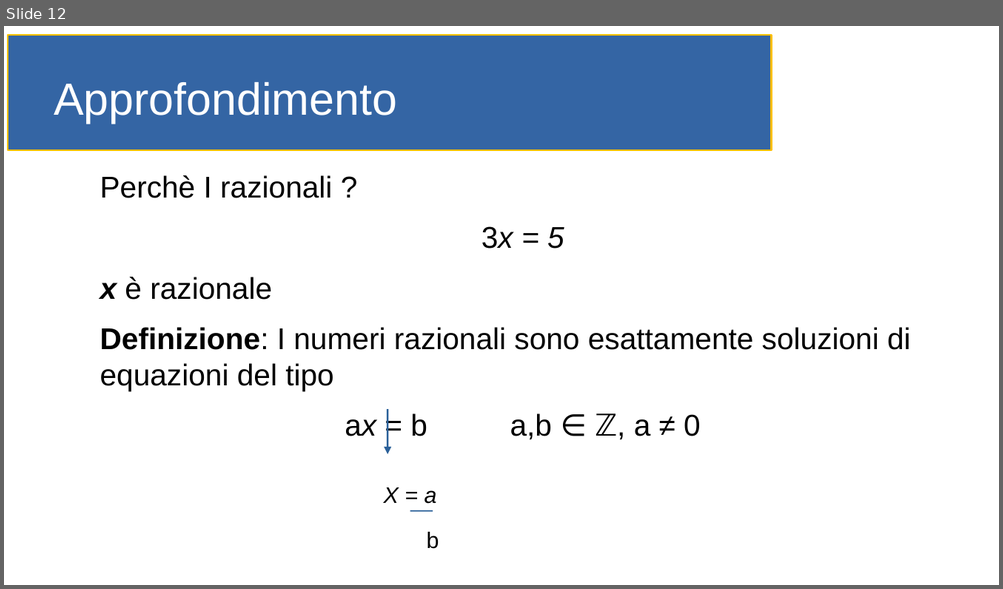
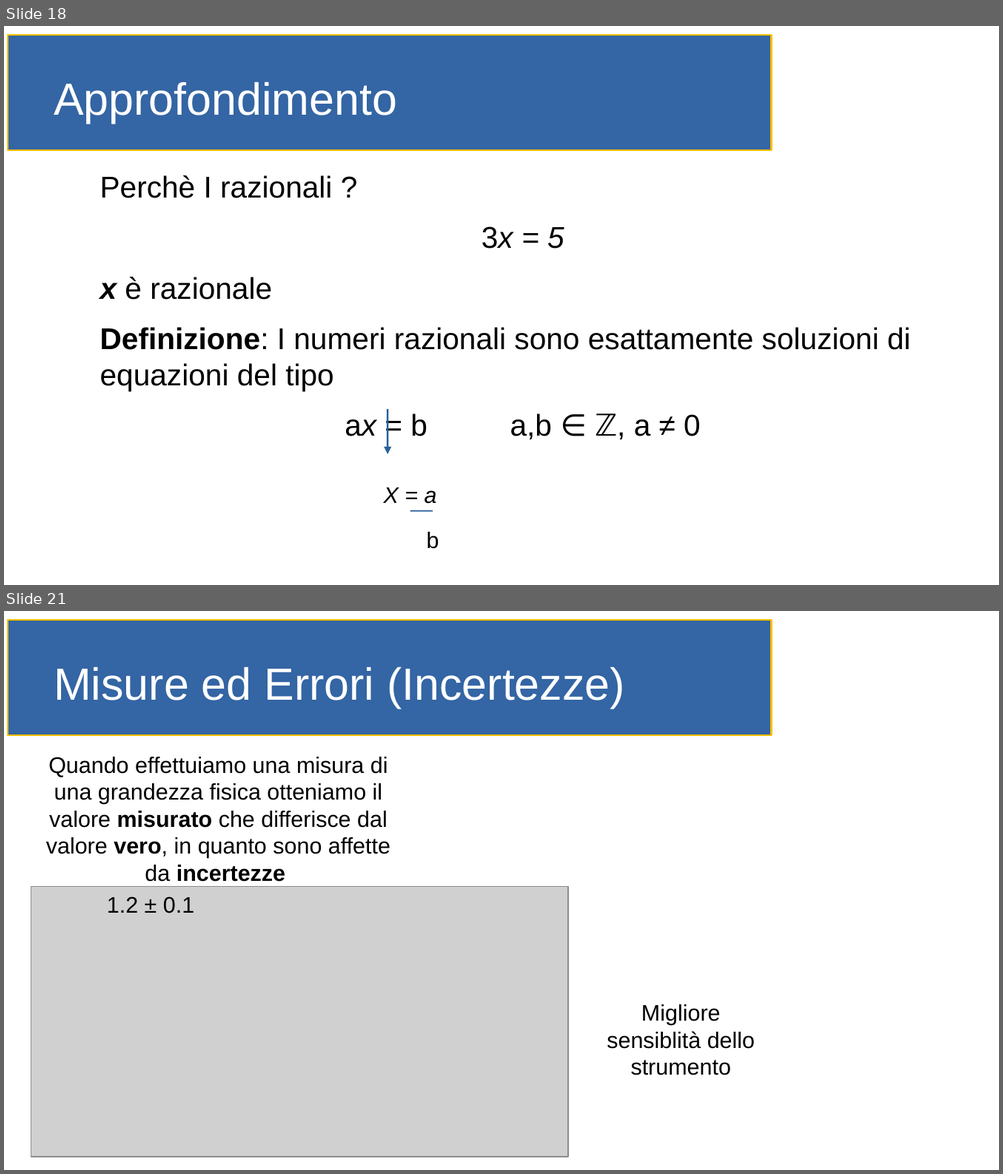
Before and after one commit to gioretikto/gioretikto.github.io, a slide deck: orale.odp. Shown one above the other, each under a label of ours: slide 12 before the commit, slides 18 and 21 after it; the slides between them are not shown. The pictures are 1003x589 and 1003x1174 pixels, drawn with LibreOffice and Linux fonts; fonts in the diff are those of the drawing; grey boxes stand for pictures. Boxes give left, top, right and bottom in pixels: in the first picture for what was removed or moved away, otherwise in the second. Text is boxed around its words. In the diff, an @@ line names an element or a change of style, - is before the commit and + after.

```diff
--- a/orale.odp
+++ b/orale.odp
@@ slide 21 added at [4, 611, 999, 1170], background #FFFFFF; not listed: 1 template element that a slide beside it also shows @@
@@ title added at [54, 667, 625, 708], 36 pt, text #FFFFFF @@
+Misure ed Errori (Incertezze)
@@ text added at [46, 757, 390, 882], 18 pt, text #000000 @@
+Quando effettuiamo una misura di una grandezza fisica otteniamo il valore misurato che differisce dal valore vero, in quanto sono affette da incertezze
@@ picture added at [31, 887, 568, 1158] @@
@@ text added at [107, 897, 194, 914], 18 pt, text #000000 @@
+1.2 ± 0.1
@@ text added at [606, 1005, 754, 1076], 18 pt, text #000000 @@
+Migliore sensiblità dello strumento
@@ what was slide 12 is now slide 18 @@
```
Also in this commit, not shown: 5 slides changed, 8 other slides added, 2 slides removed.
